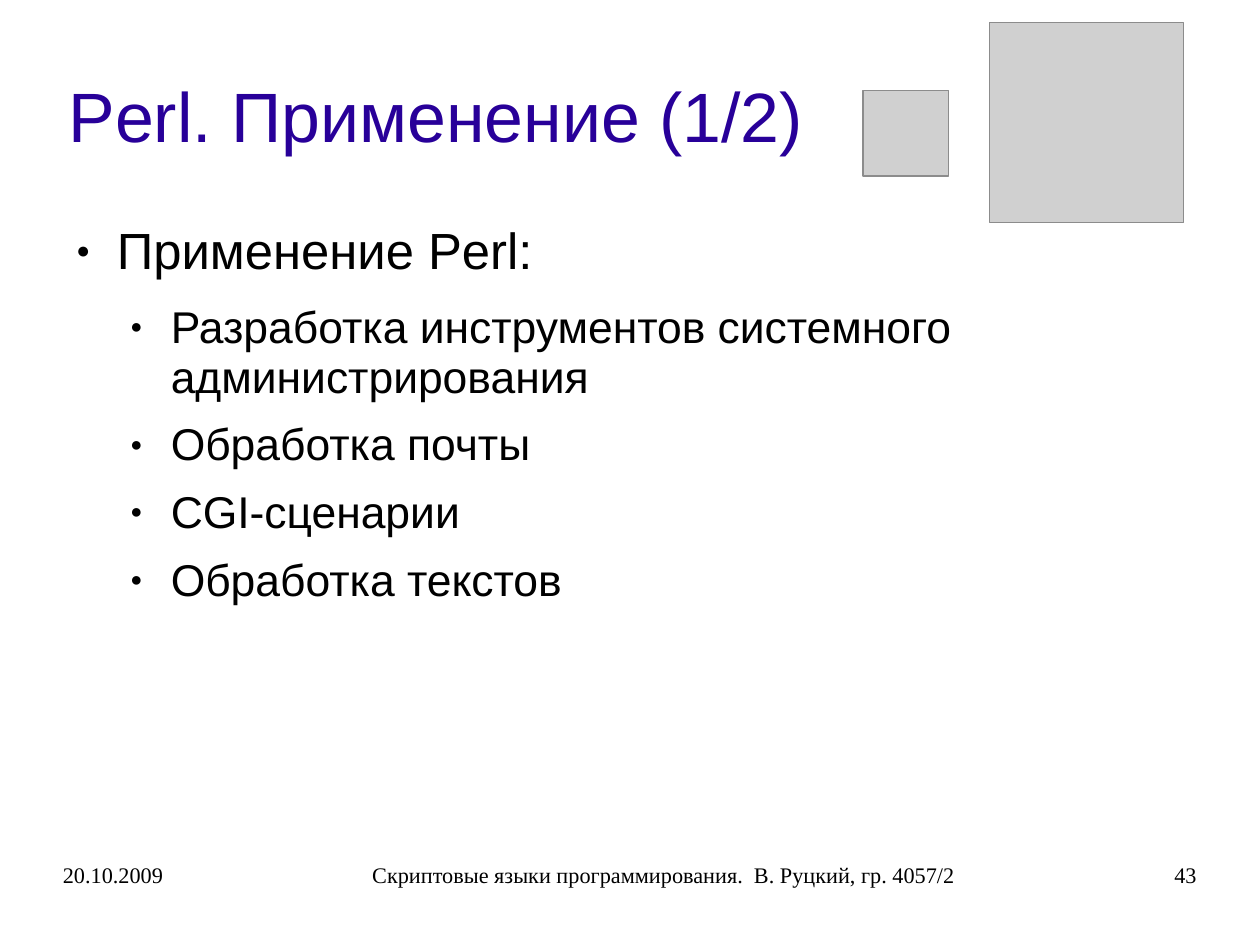
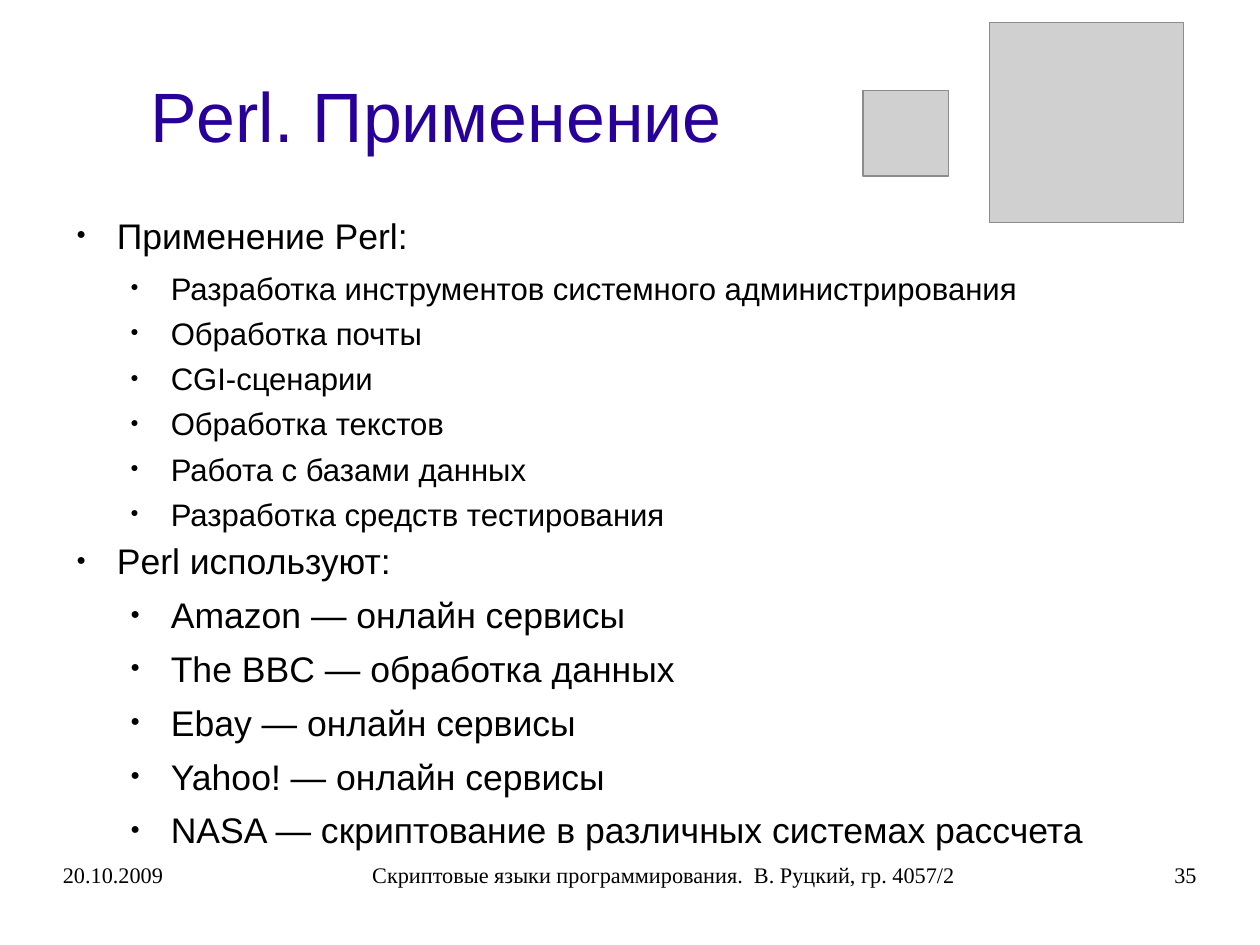
Before and after one commit to rutsky/semester07, a slide deck: slide 35 of Operation_systems/scripting_languages/40572_Rutsky_Scripting_languages.ppt (slide 43 before the commit). Drawn at 1260x945 pixels with LibreOffice and Linux fonts; fonts in the diff are those of the drawing; grey boxes stand for pictures. Boxes give left, top, right and bottom in pixels: in the first picture for what was removed or moved away, otherwise in the second. Text is boxed around its words. In the diff, an @@ line names an element or a change of style, - is before the commit and + after.

Commit message:
Scripting languages presentation: updated presentation other format files.

```diff
--- a/Operation_systems/scripting_languages/40572_Rutsky_Scripting_languages.ppt
+++ b/Operation_systems/scripting_languages/40572_Rutsky_Scripting_languages.ppt
@@ title at <box>150,91,721,155</box>: text changed @@
-Perl. Применение (1/2)
+Perl. Применение
@@ text at <box>117,223,1017,442</box>: size 32 to 22.4 pt in "Применение Perl:"; size 28 to 19.6 pt in "Разработка инструментов системного администрирования", "Обработка почты", "CGI-сценарии", "Обработка текстов"; line spacing 0.93 to 0.73 @@
@@ text at <box>117,458,1083,851</box>: paragraphs added @@
+  ● Работа с базами данных
+  ● Разработка средств тестирования
+● Perl используют:
+  ● Amazon — онлайн сервисы
+  ● The BBC — обработка данных
+  ● Ebay — онлайн сервисы
+  ● Yahoo! — онлайн сервисы
+  ● NASA — скриптование в различных системах рассчета
@@ page number at <box>1174,868,1196,884</box>: text changed @@
-43
+35
```
Also in this commit, not shown: 14 other slides changed, 16 slides removed, 1 other file.
